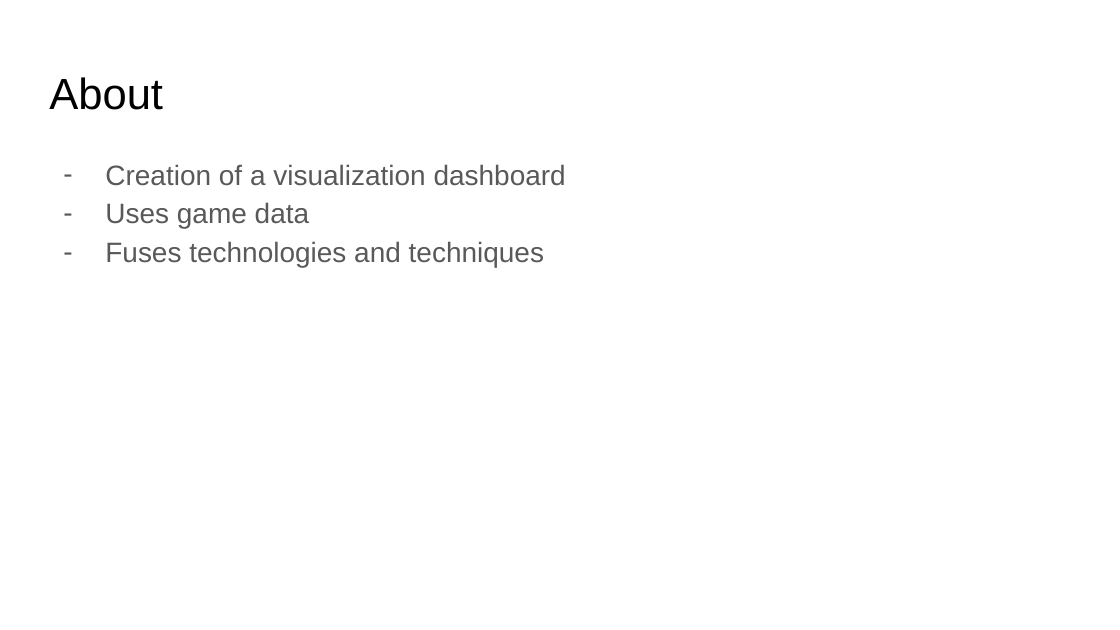
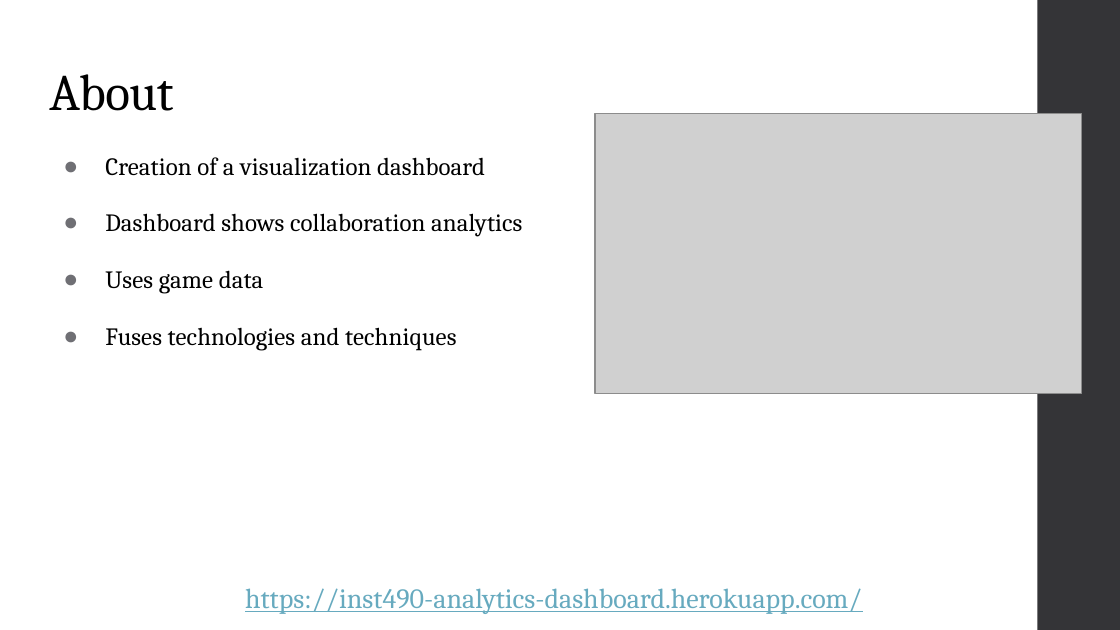
Before and after one commit to connormcdxc/Analytics-Dashboard, a slide deck: slide 2 of public/pdf/Capstone Presentation.pptx. Drawn at 1120x630 pixels with LibreOffice and Linux fonts; fonts in the diff are those of the drawing; grey boxes stand for pictures. Boxes give left, top, right and bottom in pixels: in the first picture for what was removed or moved away, otherwise in the second. Text is boxed around its words. In the diff, an @@ line names an element or a change of style, - is before the commit and + after.

```diff
--- a/public/pdf/Capstone Presentation.pptx
+++ b/public/pdf/Capstone Presentation.pptx
@@ rectangle added at bbox=[1037, 0, 1120, 629], fill #353537 @@
@@ title "About" at bbox=[49, 74, 173, 111]: size 28 to 33 pt, font Arial to Cambria, letter spacing 0 to -0.4 pt; line spacing 1 to 0.9 @@
@@ picture added at bbox=[595, 114, 1082, 394] @@
@@ text at bbox=[105, 157, 485, 350]: size 18 to 16 pt, font Arial to Cambria, text colour #595959 to #000000, letter spacing 0 to 0.1 pt in "Creation of a visualization dashboard", "Uses game data", "Fuses technologies and techniques"; bullet - to ●; line spacing 1.15 to 0.95; bullet colour #595959 to #6F6F74 @@
@@ text at bbox=[105, 213, 522, 237]: paragraph added @@
+● Dashboard shows collaboration analytics
@@ text added at bbox=[245, 588, 862, 614], 18 pt, text #67AABF, underline @@
+https://inst490-analytics-dashboard.herokuapp.com/
```
Also in this commit, not shown: 6 other slides changed, 1 other file.
